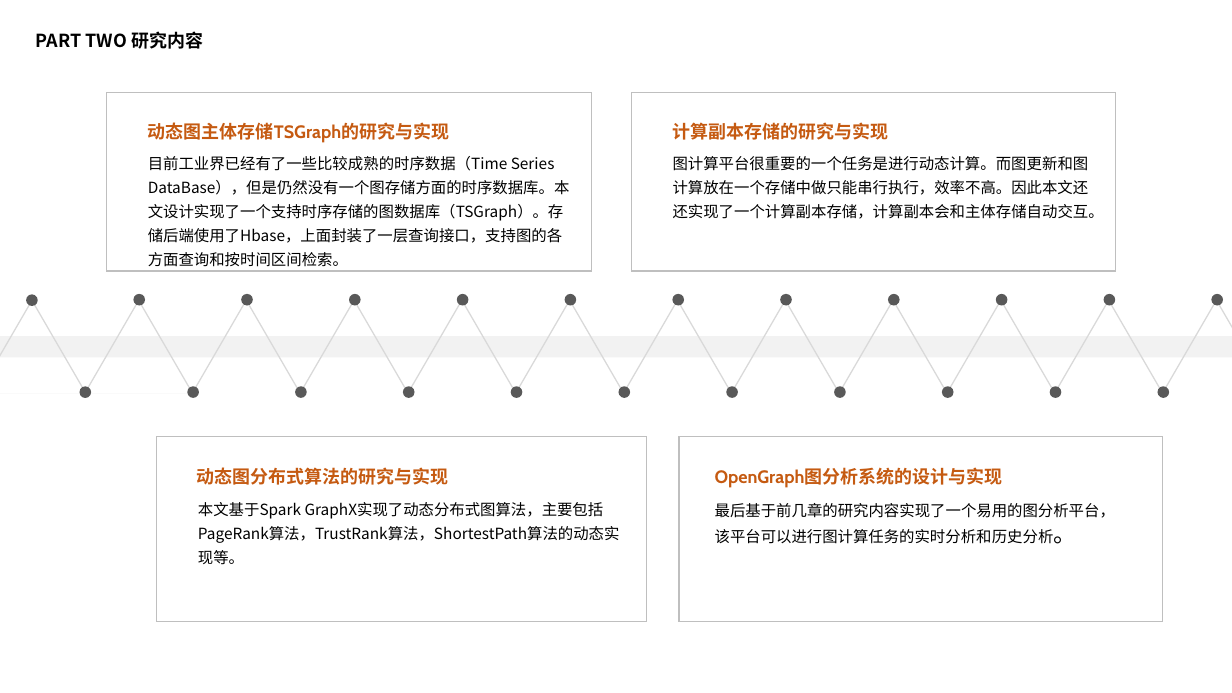
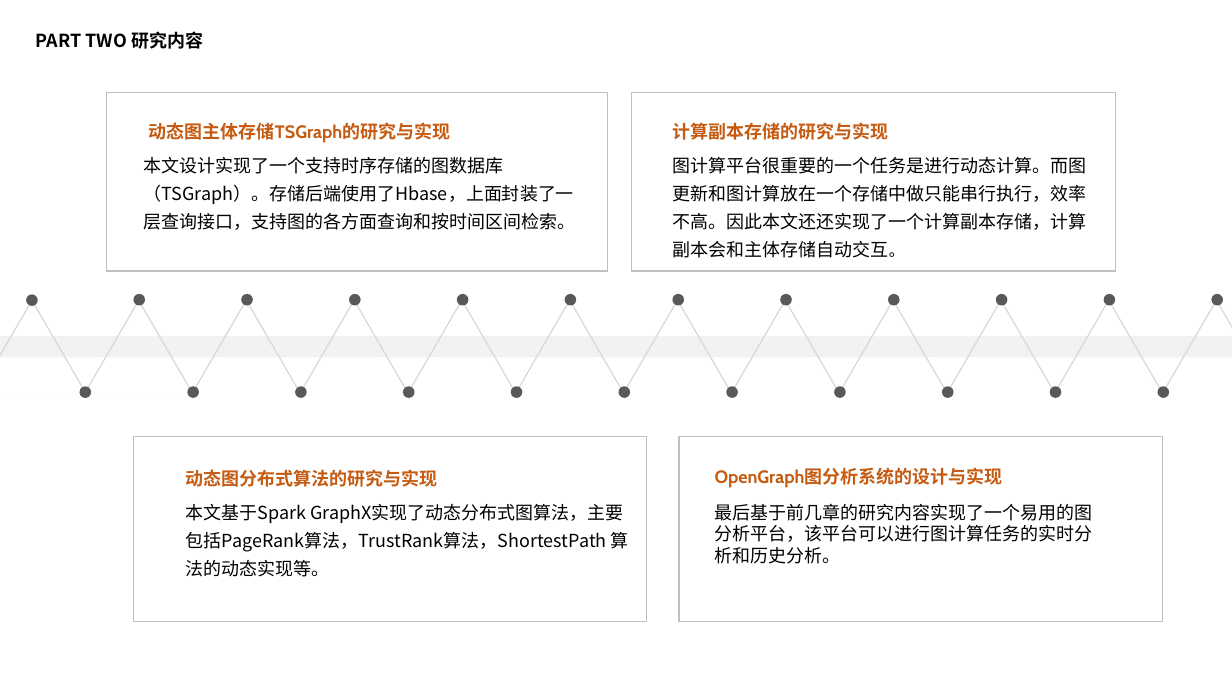
Before and after one commit to zhaobingcn/mypaper, a slide deck: slide 7 of 赵炳-答辩报告 [自动保存].pptx. Drawn at 1232x693 pixels with LibreOffice and Linux fonts; fonts in the diff are those of the drawing. Boxes give left, top, right and bottom in pixels: in the first picture for what was removed or moved away, otherwise in the second. Text is boxed around its words. In the diff, an @@ line names an element or a change of style, - is before the commit and + after.

```diff
--- a/赵炳-答辩报告 [自动保存].pptx
+++ b/赵炳-答辩报告 [自动保存].pptx
@@ rectangle: place and size @@
-rectangle at (106,92,592,272)
+rectangle at (106,92,607,272)
@@ text "图计算平台很重要的一个任务是进行动态计算。而图更新和图计算放在一个存储中做只能串行执行，效率不高。因此本文还还实现了一个 ..." at (673,157,1087,258): size 12 to 14 pt @@
@@ text at (143,157,575,230): text changed; size 12 to 14 pt @@
-目前工业界已经有了一些比较成熟的时序数据（Time Series DataBase），但是仍然没有一个图存储方面的时序数据库。本文设计实现了一个支持时序存储的图数据库（TSGraph）。存储后端使用了Hbase，上面封装了一层查询接口，支持图的各方面查询和按时间区间检索。
+本文设计实现了一个支持时序存储的图数据库（TSGraph）。存储后端使用了Hbase，上面封装了一层查询接口，支持图的各方面查询和按时间区间检索。
@@ rectangle: place and size @@
-rectangle at (156,437,647,622)
+rectangle at (133,437,647,622)
@@ text "动态图分布式算法的研究与实现": place and size @@
-text "动态图分布式算法的研究与实现" at (196,467,448,485)
+text "动态图分布式算法的研究与实现" at (185,469,437,487)
@@ text at (185,504,629,577): text changed; size 12 to 14 pt @@
-本文基于Spark GraphX实现了动态分布式图算法，主要包括PageRank算法，TrustRank算法，ShortestPath算法的动态实现等。
+本文基于Spark GraphX实现了动态分布式图算法，主要包括PageRank算法，TrustRank算法，ShortestPath 算法的动态实现等。
@@ text "最后基于前几章的研究内容实现了一个易用的图分析平台，该平台可以进行图计算任务的实时分析和历史分析。" at (715,503,1093,564): size 12 to 14 pt; size 18 to 14 pt in "最后基于前几章的研究内容实现了一个易用的图分析平台，该平台可以进行图计算任务的实时分析和历史分析。" @@
```
Also in this commit, not shown: 6 other slides changed, 1 slide added, 2 other files.
